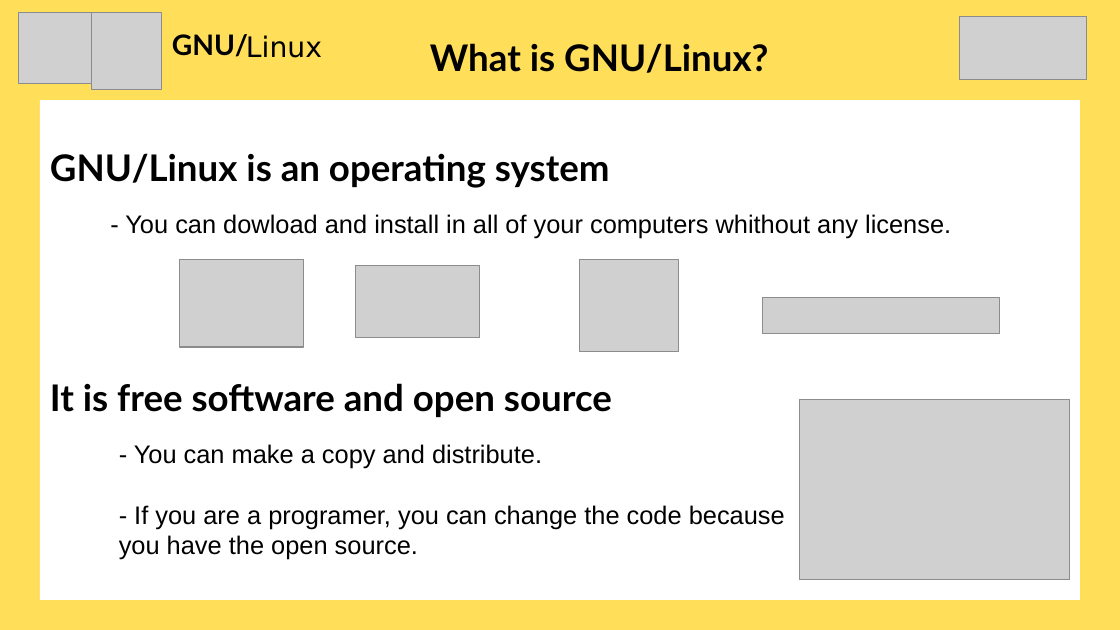
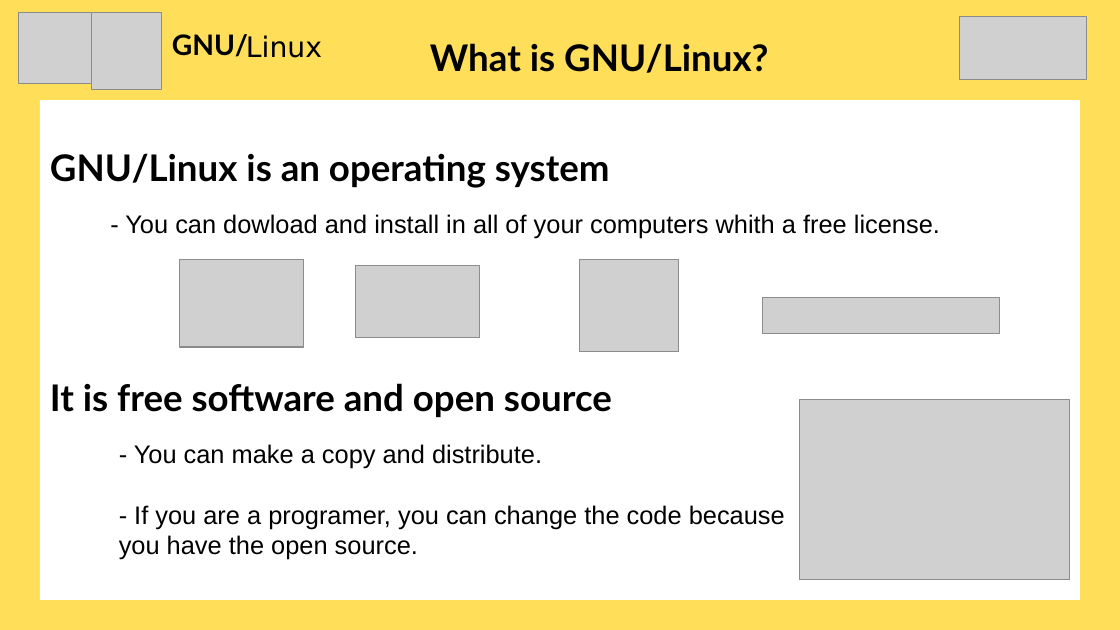
Before and after one commit to marioastur/pildora_linux, a slide deck: slide 2 of presentacion_linux.odp. Drawn at 1120x630 pixels with LibreOffice and Linux fonts; fonts in the diff are those of the drawing; grey boxes stand for pictures. Boxes give left, top, right and bottom in pixels: in the first picture for what was removed or moved away, otherwise in the second. Text is boxed around its words. In the diff, an @@ line names an element or a change of style, - is before the commit and + after.

Commit message:
Capas de un SO e historia de Linux

```diff
--- a/presentacion_linux.odp
+++ b/presentacion_linux.odp
@@ text at [125, 214, 940, 238]: text changed @@
-- You can dowload and install in all of your computers whithout any license.
+- You can dowload and install in all of your computers whith a free license.
```
Also in this commit, not shown: 5 other slides changed, 6 slides added, 2 slides removed, 2 other files.
